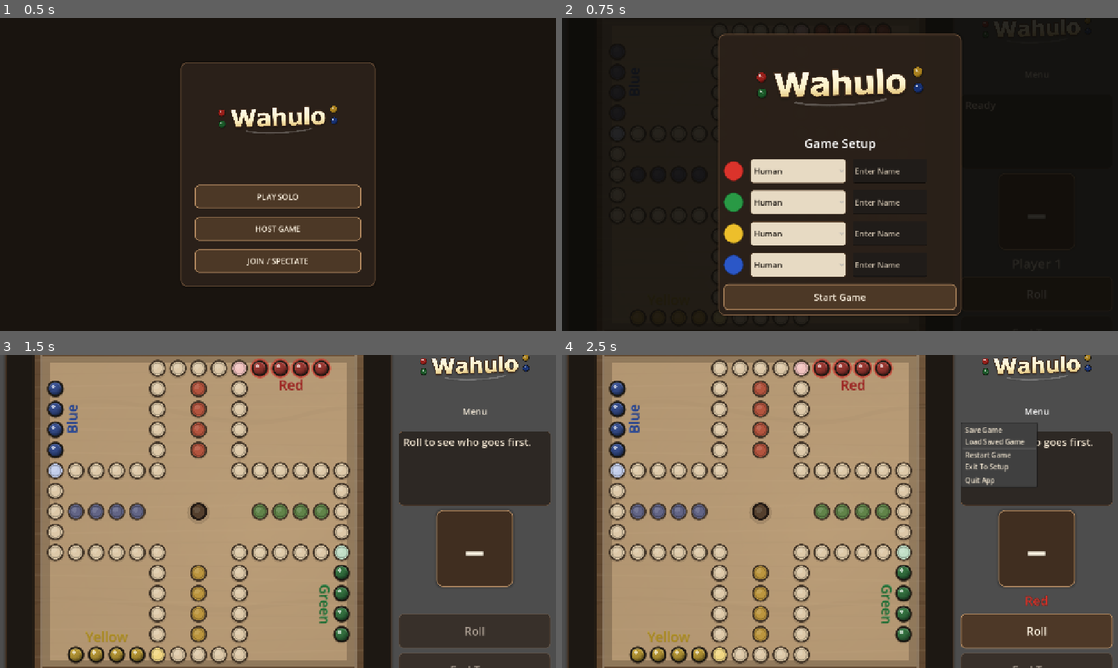
Above: before the commit, frames 1-4 (two rows, left to right).
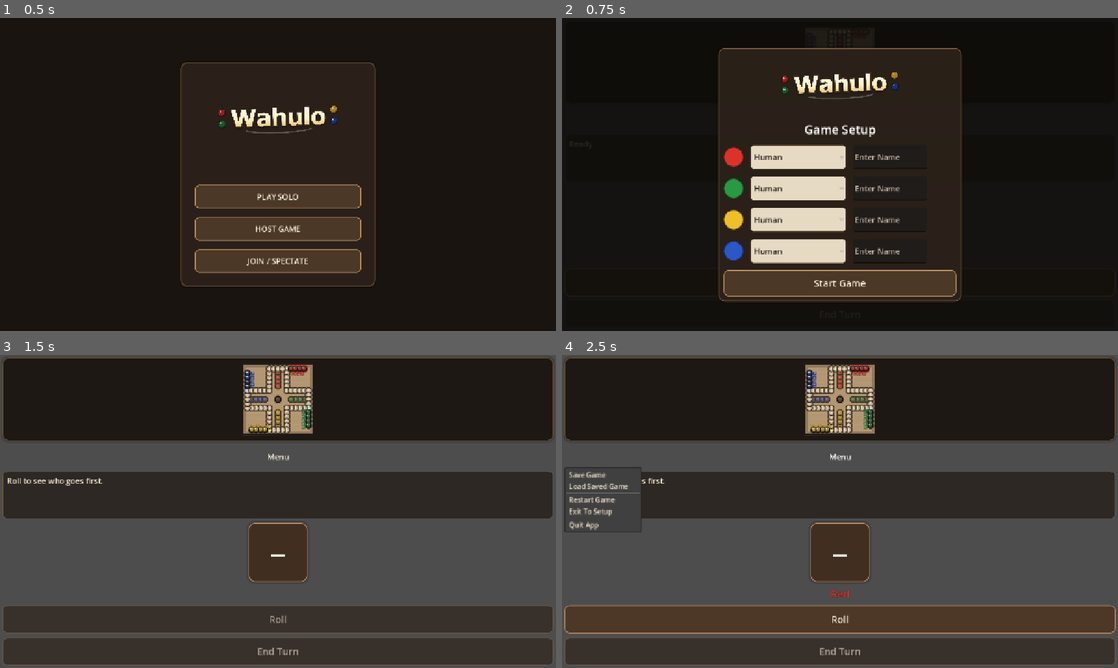
Above: after the commit, the same moments.

Repository: ItsTheMcCoy/wahoo-app
Game: Godot game, scene res://scenes/HomeScreen.tscn
Same seed, same stepped clock (60 frames per second), same inputs: the game is played once before the commit and once after it.
Inputs:
- Up to frame 1 (0.5 s): no input
- Up to frame 2 (0.75 s): click "PLAY SOLO" at 0.5 s
- Up to frame 3 (1.5 s): click "Start Game" at 1.25 s
- Up to frame 4 (2.5 s): click "Menu" at 2 s

Frame 1 is identical in both runs. In frame 2, 14% of the frame differs, in the area x 5-94%, y 1-96%; in frame 3, 79%; in frame 4, 80%, in the area x 0-100%, y 0-100%.

Commit message:
Reduce mobile landscape right-pane height in game UI

Diff:
--- a/godot/scripts/main.gd
+++ b/godot/scripts/main.gd
@@ -525,41 +525,69 @@
 			field.text = ""
 
 func _on_viewport_resized() -> void:
-	var viewport_size := get_viewport_rect().size
+	var viewport_size := _effective_window_size()
 	var compact := viewport_size.x <= COMPACT_LAYOUT_BREAKPOINT or viewport_size.x < viewport_size.y * COMPACT_LAYOUT_ASPECT_THRESHOLD
 	_compact_layout = compact
 	_apply_responsive_layout(viewport_size)
 
+func _effective_window_size() -> Vector2:
+	if OS.has_feature("web"):
+		var web_width := float(JavaScriptBridge.eval("window.innerWidth || 0"))
+		var web_height := float(JavaScriptBridge.eval("window.innerHeight || 0"))
+		if web_width > 0.0 and web_height > 0.0:
+			return Vector2(web_width, web_height)
+	var win_size := Vector2(DisplayServer.window_get_size())
+	if win_size.x > 0.0 and win_size.y > 0.0:
+		return win_size
+	return get_viewport_rect().size
+
 func _apply_responsive_layout(viewport_size: Vector2) -> void:
+	var short_side := minf(viewport_size.x, viewport_size.y)
+	var mobile_landscape := short_side <= 600.0 and viewport_size.x > viewport_size.y
+	var frame_margin := 12.0
+	if mobile_landscape:
+		frame_margin = 6.0
+	_root_container.offset_left = frame_margin
+	_root_container.offset_top = frame_margin
+	_root_container.offset_right = -frame_margin
+	_root_container.offset_bottom = -frame_margin
+
 	_root_container.vertical = _compact_layout
 	_root_container.add_theme_constant_override("separation", 12 if _compact_layout else 16)
-
-	_side_panel.custom_minimum_size = Vector2(0, 0) if _compact_layout else Vector2(350, 0)
+	var desktop_ui_scale := 1.0
+	if not _compact_layout:
+		desktop_ui_scale = clampf(viewport_size.y / 980.0, 0.72, 1.0)
+		if mobile_landscape:
+			desktop_ui_scale = minf(desktop_ui_scale, 0.62)
+
+	_side_panel.custom_minimum_size = Vector2(0, 0) if _compact_layout else Vector2(350.0 * desktop_ui_scale, 0)
 	_side_panel.size_flags_horizontal = Control.SIZE_EXPAND_FILL if _compact_layout else Control.SIZE_SHRINK_BEGIN
 	_side_panel.size_flags_vertical = Control.SIZE_FILL
 
 	_board_frame.size_flags_stretch_ratio = 1.0 if _compact_layout else 3.0
 	_side_spacer.visible = not _compact_layout
 	_side_panel_title.visible = not _compact_layout
-
-	_game_menu_button.custom_minimum_size = Vector2(0, 48 if _compact_layout else 52)
-	_game_menu_button.add_theme_font_size_override("font_size", 18 if _compact_layout else 20)
-
-	_status.custom_minimum_size = Vector2(0, 108 if _compact_layout else 172)
-	_status.add_theme_font_size_override("normal_font_size", 18 if _compact_layout else 24)
-
-	_die_frame.custom_minimum_size = Vector2(112, 112) if _compact_layout else Vector2(152, 152)
+	if not _compact_layout:
+		_side_panel_title.custom_minimum_size = Vector2(0, round(138.0 * desktop_ui_scale))
+
+	_game_menu_button.custom_minimum_size = Vector2(0, 48 if _compact_layout else round(52.0 * desktop_ui_scale))
+	_game_menu_button.add_theme_font_size_override("font_size", 18 if _compact_layout else round(20.0 * desktop_ui_scale))
+
+	_status.custom_minimum_size = Vector2(0, 108 if _compact_layout else round(172.0 * desktop_ui_scale))
+	_status.add_theme_font_size_override("normal_font_size", 18 if _compact_layout else round(24.0 * desktop_ui_scale))
+
+	_die_frame.custom_minimum_size = Vector2(112, 112) if _compact_layout else Vector2(round(152.0 * desktop_ui_scale), round(152.0 * desktop_ui_scale))
 	_die_label.custom_minimum_size = _die_frame.custom_minimum_size
-	_die_label.add_theme_font_size_override("font_size", 74 if _compact_layout else 96)
-	_turn_label.add_theme_font_size_override("font_size", 24 if _compact_layout else 30)
-
-	_roll_button.custom_minimum_size = Vector2(0, 64 if _compact_layout else 80)
-	_end_turn_button.custom_minimum_size = Vector2(0, 64 if _compact_layout else 80)
-	_roll_button.add_theme_font_size_override("font_size", 22 if _compact_layout else 26)
-	_end_turn_button.add_theme_font_size_override("font_size", 22 if _compact_layout else 26)
+	_die_label.add_theme_font_size_override("font_size", 74 if _compact_layout else round(96.0 * desktop_ui_scale))
+	_turn_label.add_theme_font_size_override("font_size", 24 if _compact_layout else round(30.0 * desktop_ui_scale))
+
+	_roll_button.custom_minimum_size = Vector2(0, 64 if _compact_layout else round(80.0 * desktop_ui_scale))
+	_end_turn_button.custom_minimum_size = Vector2(0, 64 if _compact_layout else round(80.0 * desktop_ui_scale))
+	_roll_button.add_theme_font_size_override("font_size", 22 if _compact_layout else round(26.0 * desktop_ui_scale))
+	_end_turn_button.add_theme_font_size_override("font_size", 22 if _compact_layout else round(26.0 * desktop_ui_scale))
 
 	if _chat_section.visible:
-		_chat_log.custom_minimum_size = Vector2(0, 100 if _compact_layout else 150)
+		_chat_log.custom_minimum_size = Vector2(0, 100 if _compact_layout else round(150.0 * desktop_ui_scale))
 
 	var setup_size := Vector2(
 		minf(viewport_size.x * 0.94, 560.0),
